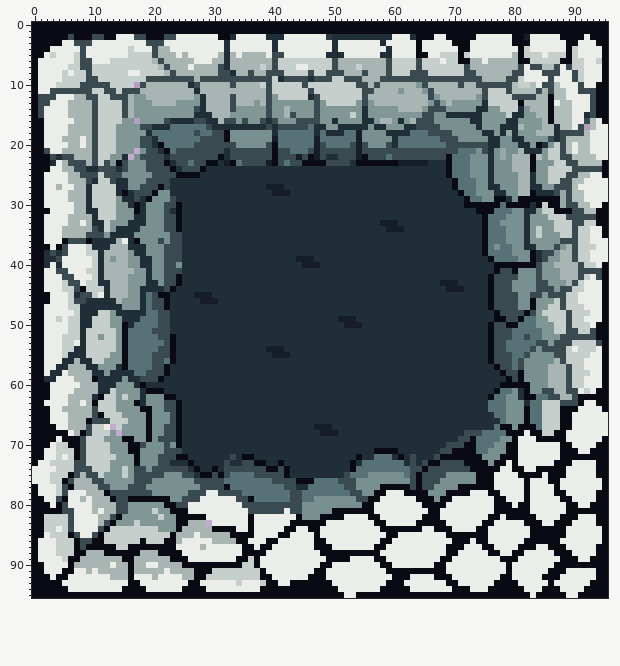
Pixel-art file -- assets/tileset.aseprite. That is the earlier state.
96x96 pixels, 1 frame. Colours within 5 levels of each other are drawn and written as one.
Once edited:
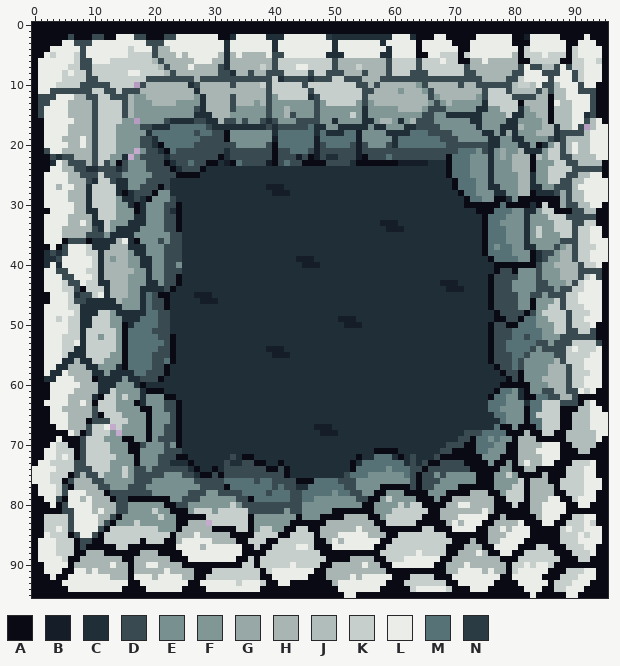
Palette (. is transparent): A #090a14  B #151d28  C #202e37  D #394a50  E #799090  F #819796  G #98a8a7  H #a8b5b2  J #b1bdbb  K #c7cfcc  L #ebede9  M #577277  N #2b3b43
The edit:
Colour D replaces colour M in row 75 at x 33 to 36; in row 76 at x 37; in row 77 at x 40; in row 78 at x 39.
Colour E replaces colour D in row 75 at x 67.
Colour E replaces colour M in row 64 at x 78; in row 69 at x 76; in row 74 at x 59; in row 78 at x 50.
Colour F replaces colour L in row 73 at x 79; in row 74 at x 78 to 79; in row 75 at x 77 to 78 and 80; in row 76 at x 77 to 80; in row 77 at x 77 to 79; in row 78 at x 29 to 30, 59 to 61 and 78.
Colour F replaces colour L in row 79 at x 28 to 33, 58 and 60 to 63; in row 80 at x 26 to 32, 34, 57 to 60 and 62; in row 81 at x 26, 30, 42 and 57 to 59; in row 82 at x 37 to 43 and 58; in row 83 at x 37 to 42; in row 84 at x 37 and 40 to 41.
Colour H replaces colour E in row 59 at x 85.
Colour H replaces colour L in row 68 at x 82; in row 69 at x 81 to 83; in row 70 at x 81 to 84; in row 71 at x 81 to 83; in row 72 at x 81 to 84; in row 73 at x 81 and 83 to 84.
Colour H replaces colour L in row 74 at x 82 to 83; in row 75 at x 85; in row 76 at x 83 to 85; in row 77 at x 83 to 86; in row 78 at x 73 to 75 and 83 to 86; in row 79 at x 70 to 76 and 83 to 85.
Colour H replaces colour L in row 80 at x 69 to 70, 73 to 76 and 83 to 84; in row 81 at x 68 to 74, 76 and 83 to 84; in row 82 at x 52 to 55, 68 to 70, 78 and 84; in row 83 at x 49 to 56, 69, 71 and 77 to 80; in row 84 at x 48 to 53, 55 to 57, 76 to 77 and 79; in row 85 at x 48 to 50, 56 to 58 and 76 to 78.
Colour H replaces colour L in row 86 at x 49, 51, 73 and 76 to 77; in row 87 at x 72 to 74; in row 88 at x 71 to 73 and 75; in row 89 at x 53 to 56 and 70 to 77; in row 90 at x 50 to 54, 56 to 57, 69 to 71 and 73 to 78; in row 91 at x 49 to 58, 69 to 70, 75 and 77 to 78.
Colour H replaces colour L in row 92 at x 49 to 52 and 54; in row 93 at x 50.
Colour J replaces colour L in row 63 at x 92; in row 64 at x 91 to 92; in rows 65 to 67 at x 90 to 92; in rows 68 to 69 at x 89 to 93; in row 70 at x 90 to 93; in row 71 at x 91 to 92.
Colour K replaces colour A in row 82 at x 90; in row 83 at x 89; in rows 84 to 85 at x 88; in row 94 at x 87.
Colour K replaces colour L in row 73 at x 90 to 92; in row 74 at x 89 to 91; in row 75 at x 79 and 89 to 91; in row 76 at x 81 and 88 to 91; in row 77 at x 80 to 81 and 88 to 91; in row 78 at x 79 to 81 and 89 to 91.
Colour K replaces colour L in row 79 at x 59, 79 to 81 and 90; in row 80 at x 33, 61, 63 to 64 and 80; in row 81 at x 27 to 29, 31 to 35 and 60 to 65; in row 82 at x 29 to 35, 59 to 64 and 91; in row 83 at x 30 to 35, 59 to 63, 90 to 91 and 93; in row 84 at x 34 to 35, 38 to 39, 44 to 45, 65 to 66 and 90 to 91.
Colour K replaces colour L in row 85 at x 37 to 40, 43 to 46, 61 to 68, 89 to 90 and 92; in row 86 at x 36 to 38, 41 to 46, 60 to 69 and 88 to 90; in row 87 at x 37, 40 to 43, 46, 59 to 68, 84 to 85 and 89 to 91; in row 88 at x 39 to 47, 58 to 63, 65 to 68, 82 to 86 and 90 to 92; in row 89 at x 38 to 48, 59 to 61, 81 to 87 and 91 to 92; in row 90 at x 38 to 42, 44 to 47, 80 to 81, 83 and 86.
Colour K replaces colour L in row 91 at x 39, 80 and 89 to 91; in row 92 at x 63 to 66 and 88 to 90; in row 93 at x 62 to 68 and 87 to 89; in row 94 at x 63, 69 and 88.
Colour K replaces colour M in row 65 at x 84.
Changed places in both pictures, as pixel boxes (x1, y1, x2, y2):
changed: (542, 376, 548, 382)
changed: (188, 400, 596, 592)
